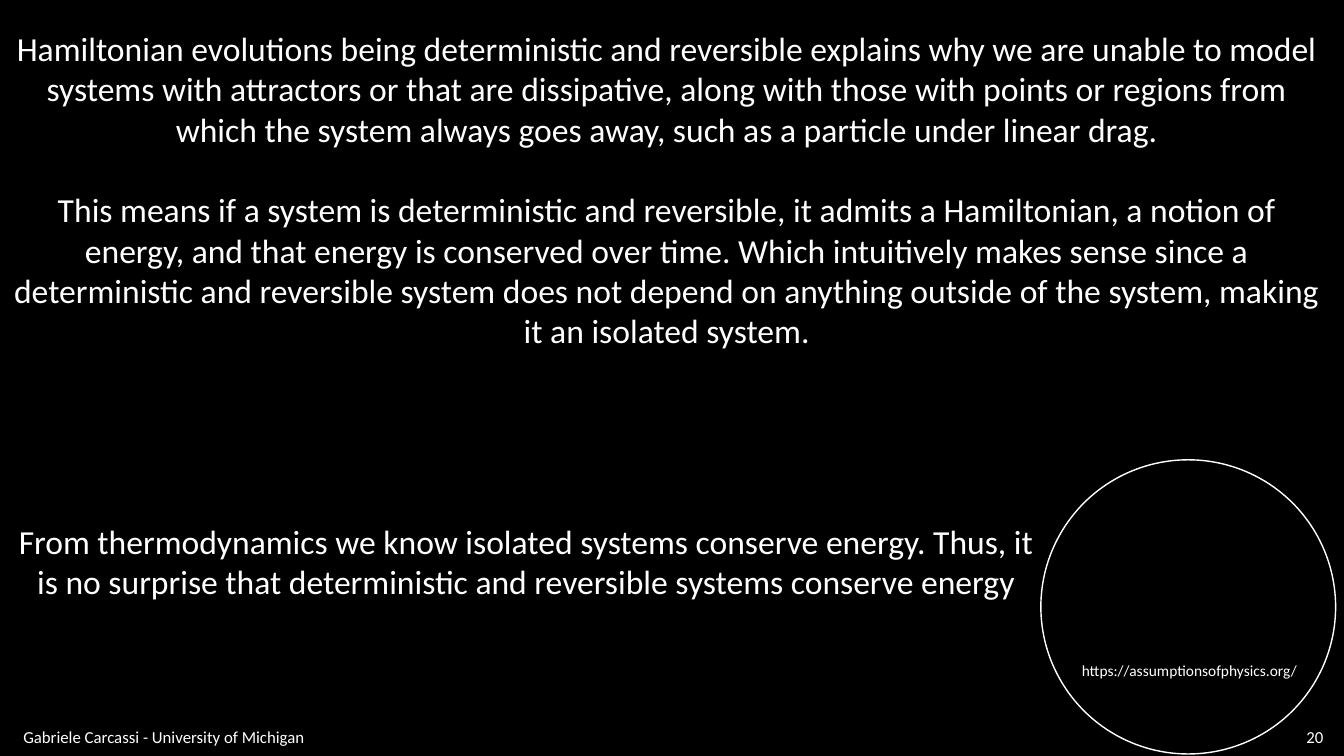
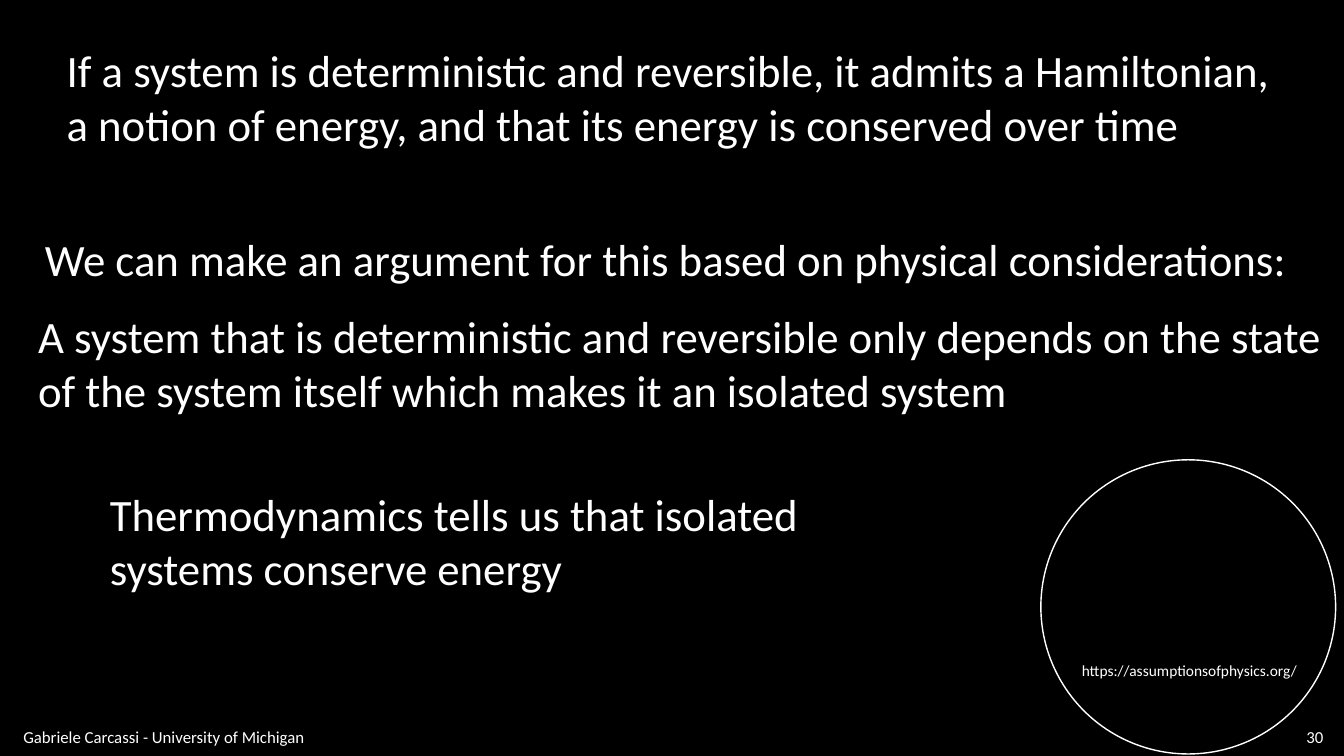
Before and after one commit to assumptionsofphysics/slides, a slide deck: slide 30 of BookCompanions-v2/RP-Class-3.pptx (slide 20 before the commit). Drawn at 1344x756 pixels with LibreOffice and Linux fonts; fonts in the diff are those of the drawing; background and template pictures are left out. Boxes give left, top, right and bottom in pixels: in the first picture for what was removed or moved away, otherwise in the second. Text is boxed around its words. In the diff, an @@ line names an element or a change of style, - is before the commit and + after.

```diff
--- a/BookCompanions-v2/RP-Class-3.pptx
+++ b/BookCompanions-v2/RP-Class-3.pptx
@@ text removed at box(14, 37, 1318, 349) @@
-Hamiltonian evolutions being deterministic and reversible explains why we are unable to model systems with attractors or that are dissipative, along with those with points or regions from which the system always goes away, such as a particle under linear drag.
-This means if a system is deterministic and reversible, it admits a Hamiltonian, a notion of energy, and that energy is conserved over time. Which intuitively makes sense since a deterministic and reversible system does not depend on anything outside of the system, making it an isolated system.
@@ text added at box(67, 56, 1269, 149), 32 pt, text #FFFFFF @@
+If a system is deterministic and reversible, it admits a Hamiltonian,
+a notion of energy, and that its energy is conserved over time
@@ text added at box(45, 245, 1286, 284), 32 pt, text #FFFFFF @@
+We can make an argument for this based on physical considerations:
@@ text added at box(38, 322, 1320, 415), 32 pt, text #FFFFFF @@
+A system that is deterministic and reversible only depends on the state
+of the system itself which makes it an isolated system
@@ text added at box(110, 500, 798, 593), 32 pt, text #FFFFFF @@
+Thermodynamics tells us that isolated
+systems conserve energy
@@ text removed at box(19, 530, 1033, 600) @@
-From thermodynamics we know isolated systems conserve energy. Thus, it is no surprise that deterministic and reversible systems conserve energy
@@ page number at box(1306, 732, 1323, 743): text changed @@
-20
+30
```
Also in this commit, not shown: 15 other slides changed, 18 slides added, 2 slides removed.
